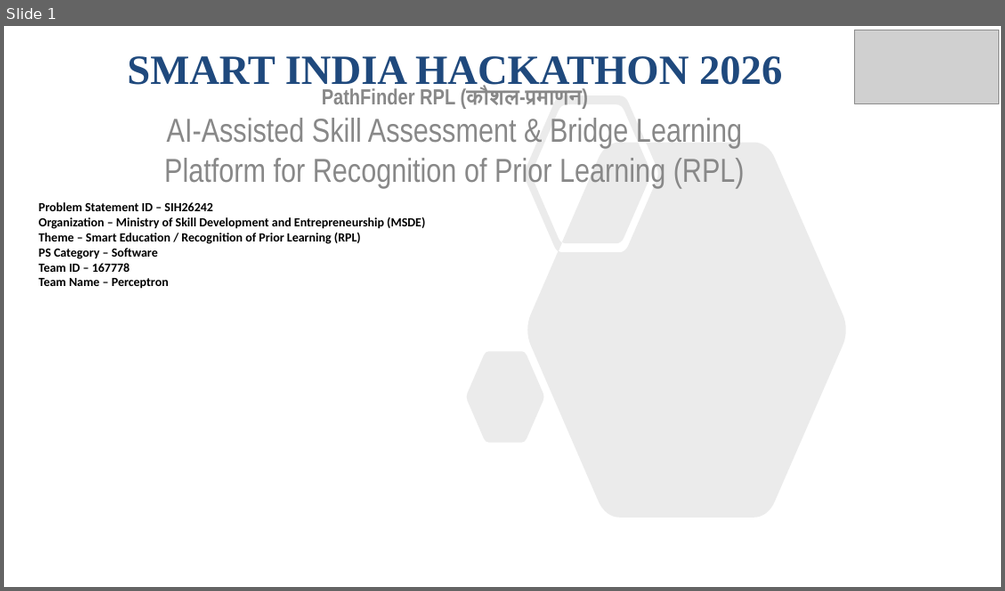
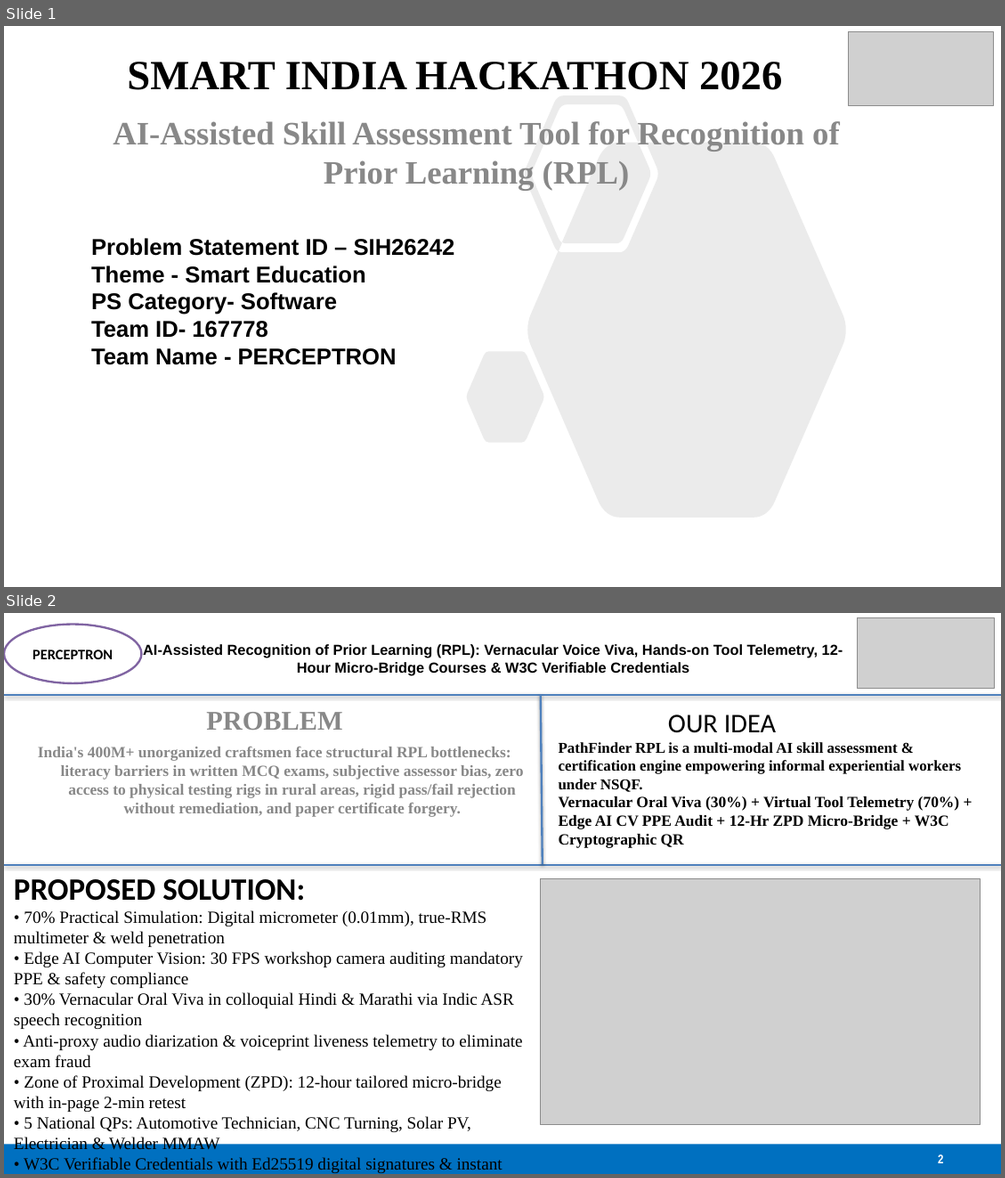
Before and after one commit to SabarishR08/SIH26242-AI-Skill-Assessment-RPL, a slide deck: SIH26242-PERCEPTRON-RPL-AI.pptx. Shown one above the other, each under a label of ours: slide 1 before the commit, slides 1 and 2 after it. The pictures are 1005x591 and 1005x1178 pixels, drawn with LibreOffice and Linux fonts; fonts in the diff are those of the drawing; grey boxes stand for pictures. Boxes give left, top, right and bottom in pixels: in the first picture for what was removed or moved away, otherwise in the second. Text is boxed around its words. In the diff, an @@ line names an element or a change of style, - is before the commit and + after.

Commit message:
docs(presentation): update SIH26242 deck with official master template styling and layouts

```diff
--- a/SIH26242-PERCEPTRON-RPL-AI.pptx
+++ b/SIH26242-PERCEPTRON-RPL-AI.pptx
@@ slide 2 added at [4,613,1001,1174], background #FFFFFF @@
@@ ellipse added at [4,625,142,683], fill #FFFFFF, outline #8064A2 2 pt, 14 pt, text #000000, bold @@
+PERCEPTRON
@@ picture added at [858,618,995,689] @@
@@ title added at [143,644,843,676], 14 pt, text #000000, bold @@
+AI-Assisted Recognition of Prior Learning (RPL): Vernacular Voice Viva, Hands-on Tool Telemetry, 12-Hour Micro-Bridge Courses & W3C Verifiable Credentials
@@ line added from (4, 695) to (1001, 695), #4F81BD 2 pt @@
@@ subtitle added at [38,712,524,817], 15 pt, text #888888, bold @@
+PROBLEM
+India's 400M+ unorganized craftsmen face structural RPL bottlenecks: literacy barriers in written MCQ exams, subjective assessor bias, zero access to physical testing rigs in rural areas, rigid pass/fail rejection without remediation, and paper certificate forgery.
@@ line added from (541, 695) to (542, 863), #4F81BD 2 pt @@
@@ text added at [558,714,961,848], 14.5 pt, text #000000, bold @@
+OUR IDEA
+PathFinder RPL is a multi-modal AI skill assessment & certification engine empowering informal experiential workers under NSQF.
+Vernacular Oral Viva (30%) + Virtual Tool Telemetry (70%) + Edge AI CV PPE Audit + 12-Hr ZPD Micro-Bridge + W3C Cryptographic QR
@@ line added from (4, 865) to (1001, 865), #4F81BD 2 pt @@
@@ text added at [14,879,523,1173], 16.5 pt, text #000000 @@
+PROPOSED SOLUTION:
+• 70% Practical Simulation: Digital micrometer (0.01mm), true-RMS multimeter & weld penetration
+• Edge AI Computer Vision: 30 FPS workshop camera auditing mandatory PPE & safety compliance
+• 30% Vernacular Oral Viva in colloquial Hindi & Marathi via Indic ASR speech recognition
+• Anti-proxy audio diarization & voiceprint liveness telemetry to eliminate exam fraud
+• Zone of Proximal Development (ZPD): 12-hour tailored micro-bridge with in-page 2-min retest
+• 5 National QPs: Automotive Technician, CNC Turning, Solar PV, Electrician & Welder MMAW
+• W3C Verifiable Credentials with Ed25519 digital signatures & instant mobile QR verification
+• Statutory linkage to Minimum Wages Act 1948 (+₹1.26L/yr uplift) & NAPS employer hiring
@@ picture added at [541,878,980,1124] @@
@@ rectangle added at [4,1144,1001,1174], fill #0070C0 @@
@@ page number added at [938,1154,943,1163], 12 pt, text #FFFFFF, bold @@
+2
@@ slide 1 changed as well @@
@@ title "SMART INDIA HACKATHON 2026" at [127,62,782,90]: text colour #1F497D to #000000 @@
@@ picture: place and size @@
-picture at [854,30,999,103]
+picture at [849,32,994,106]
@@ subtitle at [113,121,840,191]: text changed; size 32 to 31.5 pt; font Arial Narrow to Times New Roman; bold on @@
-PathFinder RPL (कौशल-प्रमाणन)
-AI-Assisted Skill Assessment & Bridge Learning Platform for Recognition of Prior Learning (RPL)
+AI-Assisted Skill Assessment Tool for Recognition of Prior Learning (RPL)
@@ text "Problem Statement ID – SIH26242": place and size @@
-text "Problem Statement ID – SIH26242" at [39,202,425,289]
+text "Problem Statement ID – SIH26242" at [91,238,455,365]
@@ text at [91,238,455,256]: size 12 to 22 pt, font Calibri to Arial in "Problem Statement ID – SIH26242" @@
@@ text at [91,265,396,365]: text changed; size 12 to 22 pt; font Calibri to Arial @@
-Organization – Ministry of Skill Development and Entrepreneurship (MSDE)
-Theme – Smart Education / Recognition of Prior Learning (RPL)
-PS Category – Software
-Team ID – 167778
-Team Name – Perceptron
+Theme - Smart Education
+PS Category- Software
+Team ID- 167778
+Team Name - PERCEPTRON
```
Also in this commit, not shown: 4 other slides added, 5 slides removed.
